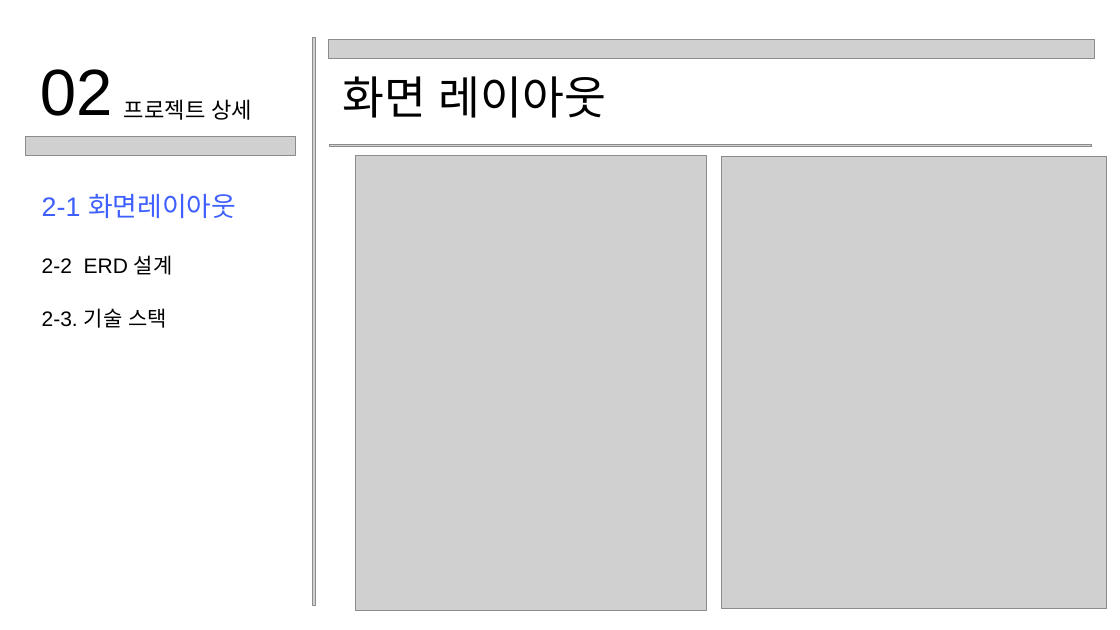
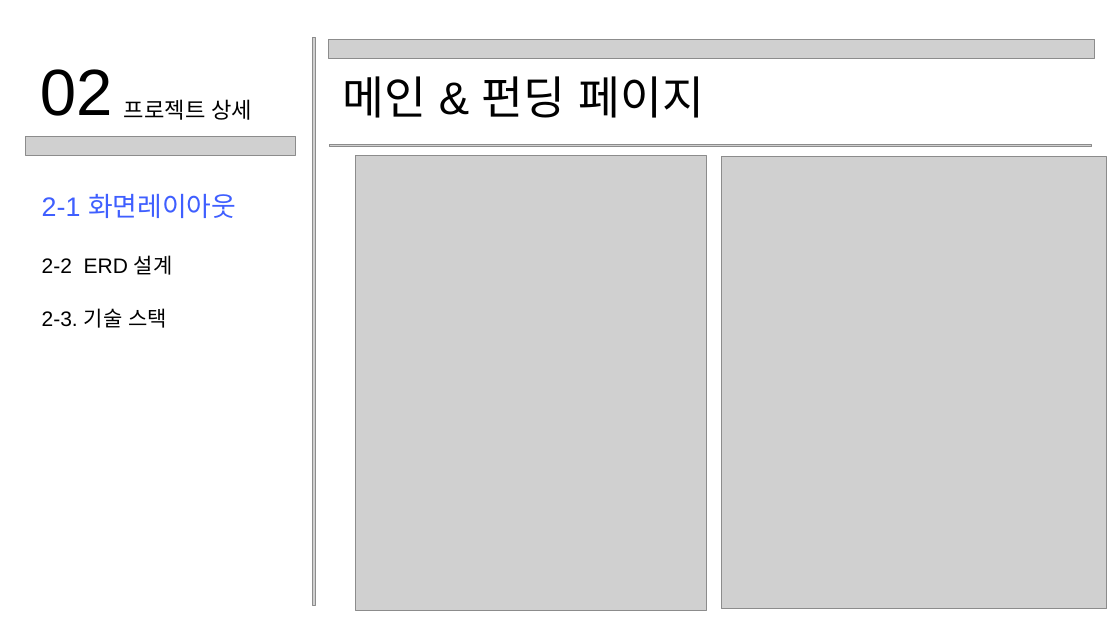
Before and after one commit to hanminJ/KOSTA_teamproject_custom_Liqueur, a slide deck: slide 11 of KOSTA253기 PPT 기획서.pptx. Drawn at 1120x630 pixels with LibreOffice and Linux fonts; fonts in the diff are those of the drawing; grey boxes stand for pictures. Boxes give left, top, right and bottom in pixels: in the first picture for what was removed or moved away, otherwise in the second. Text is boxed around its words. In the diff, an @@ line names an element or a change of style, - is before the commit and + after.

```diff
--- a/KOSTA253기 PPT 기획서.pptx
+++ b/KOSTA253기 PPT 기획서.pptx
@@ text at (x1=342, y1=76, x2=704, y2=118): text changed @@
-화면 레이아웃
+메인 & 펀딩 페이지
```
Also in this commit, not shown: 4 other slides changed.
